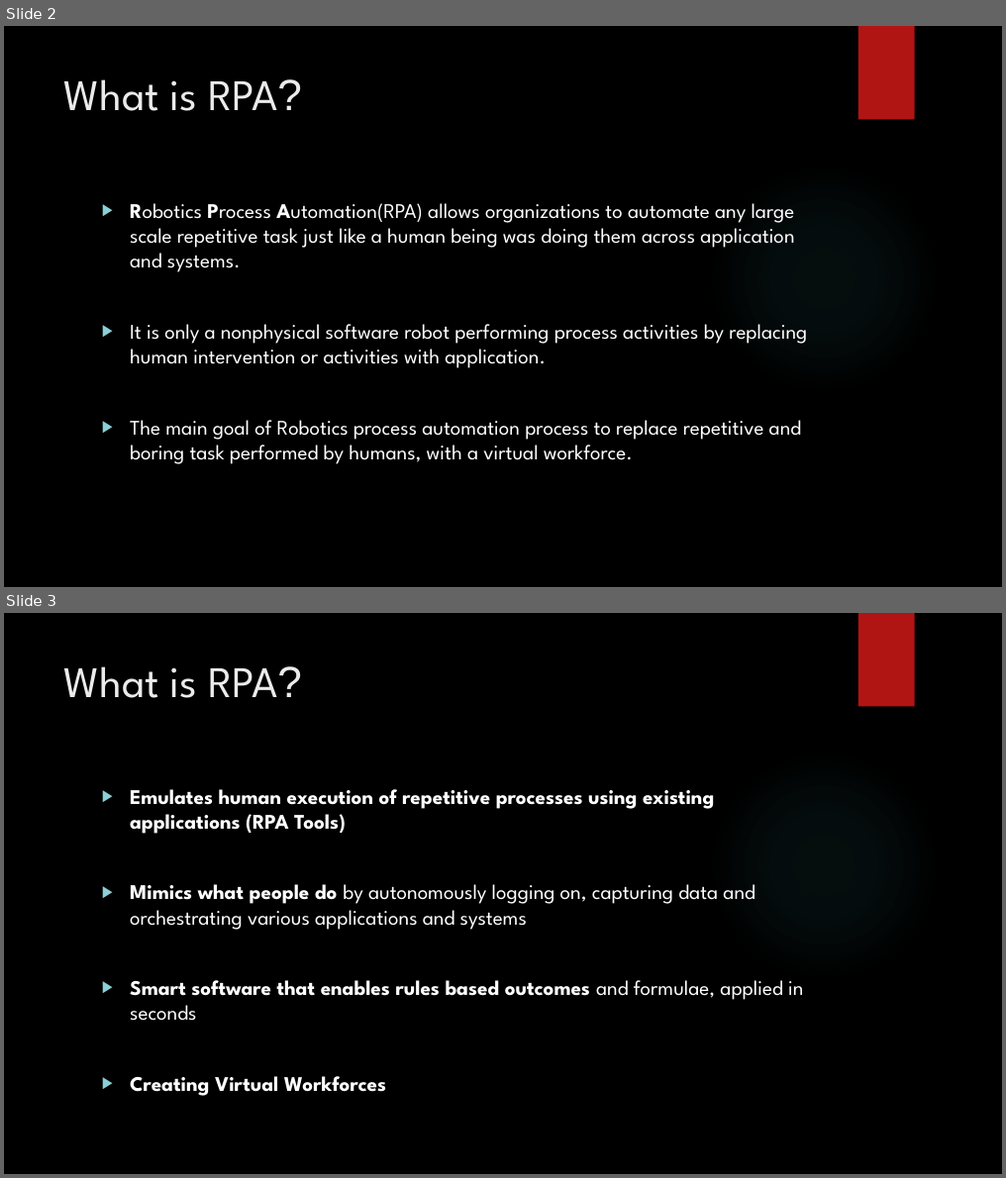
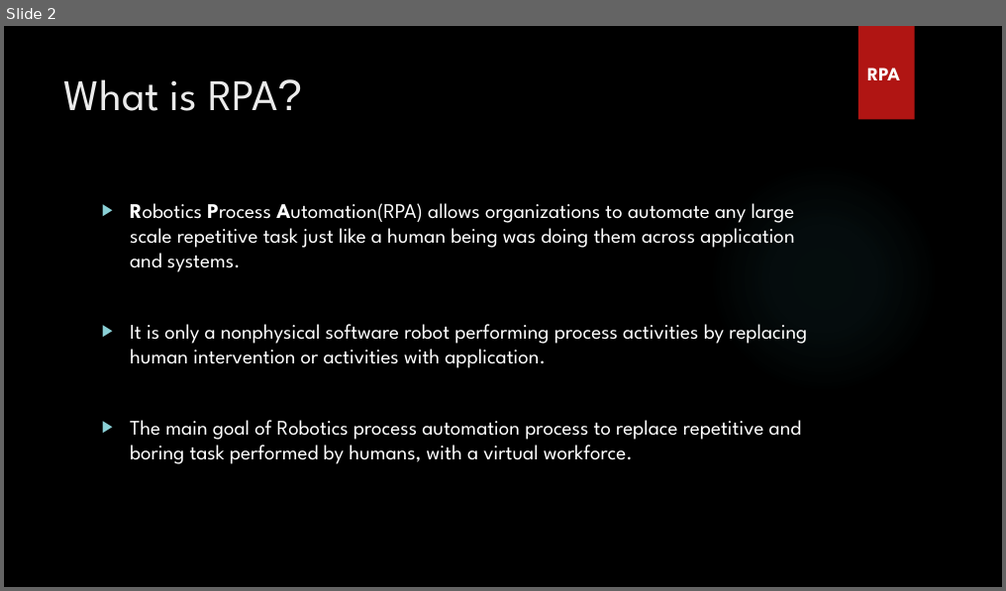
Before and after one commit to arunpandianm/RPA_Webinar, a slide deck: Robotic Process Automation.pptx. Shown one above the other, each under a label of ours: slides 2 and 3 before the commit, slide 2 after it. The pictures are 1006x1178 and 1006x591 pixels, drawn with LibreOffice and Linux fonts; fonts in the diff are those of the drawing; background and template pictures are left out. Boxes give left, top, right and bottom in pixels: in the first picture for what was removed or moved away, otherwise in the second. Text is boxed around its words. In the diff, an @@ line names an element or a change of style, - is before the commit and + after.

```diff
--- a/Robotic Process Automation.pptx
+++ b/Robotic Process Automation.pptx
@@ slide 3 removed at <box>4,613,1002,1174</box>, background picture (left out); not listed: 2 template elements that a slide beside it also shows @@
@@ title removed at <box>64,666,301,698</box> @@
-What is RPA?
@@ text removed at <box>130,789,803,1096</box> @@
-▶ Emulates human execution of repetitive processes using existing applications (RPA Tools)
-▶ Mimics what people do by autonomously logging on, capturing data and orchestrating various applications and systems
-▶ Smart software that enables rules based outcomes and formulae, applied in seconds
-▶ Creating Virtual Workforces
@@ slide 2 changed as well @@
@@ text added at <box>867,68,900,80</box>, 18 pt, text #FFFFFF, bold @@
+RPA
```
Also in this commit, not shown: 6 other slides changed, 6 slides added, 3 other slides removed.
